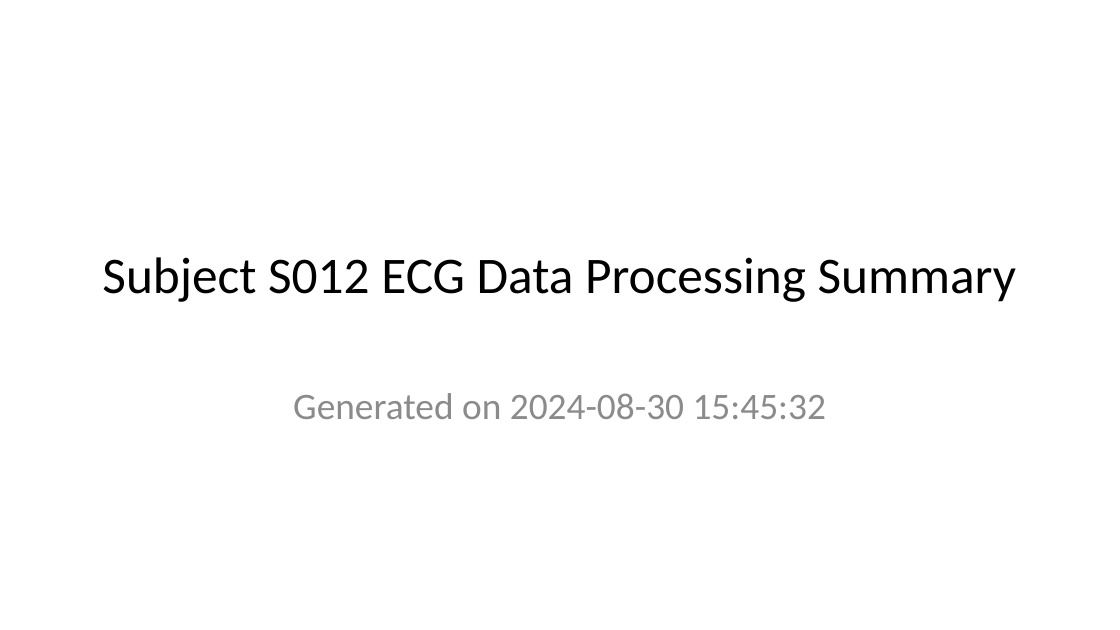
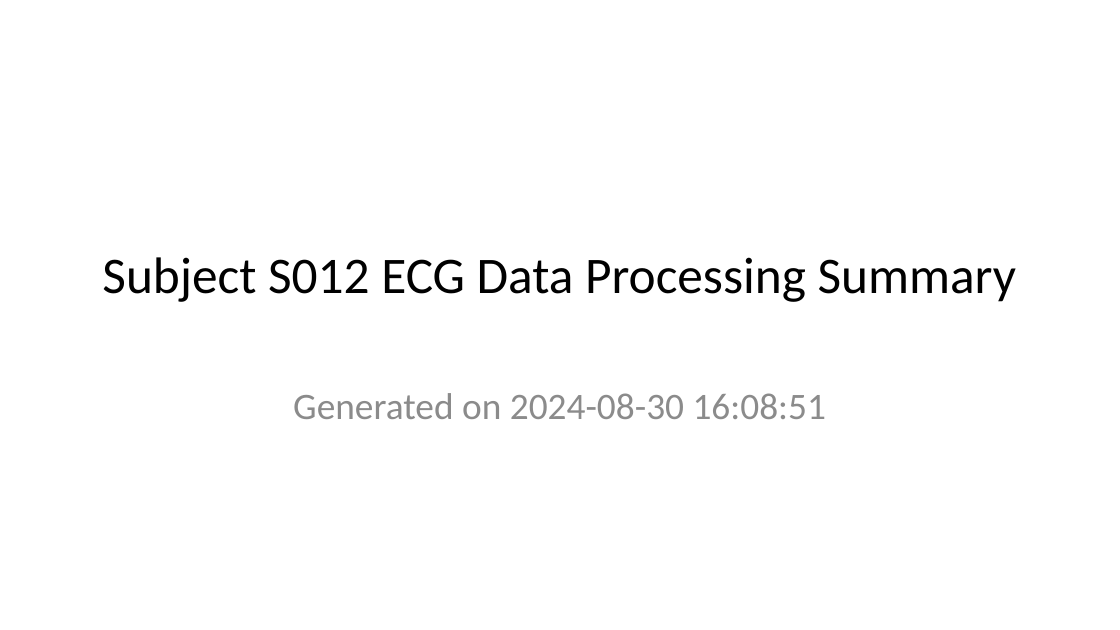
Before and after one commit to alphanumericslab/multimodal-physio-data-analysis, a slide deck: slide 1 of data/s012/prescribe-presentation.pptx. Drawn at 1120x630 pixels with LibreOffice and Linux fonts; fonts in the diff are those of the drawing. Boxes give left, top, right and bottom in pixels: in the first picture for what was removed or moved away, otherwise in the second. Text is boxed around its words. In the diff, an @@ line names an element or a change of style, - is before the commit and + after.

```diff
--- a/data/s012/prescribe-presentation.pptx
+++ b/data/s012/prescribe-presentation.pptx
@@ subtitle at (293, 393, 826, 419): text changed @@
-Generated on 2024-08-30 15:45:32
+Generated on 2024-08-30 16:08:51
```
Also in this commit, not shown: 1 other slide changed, 39 other files.
